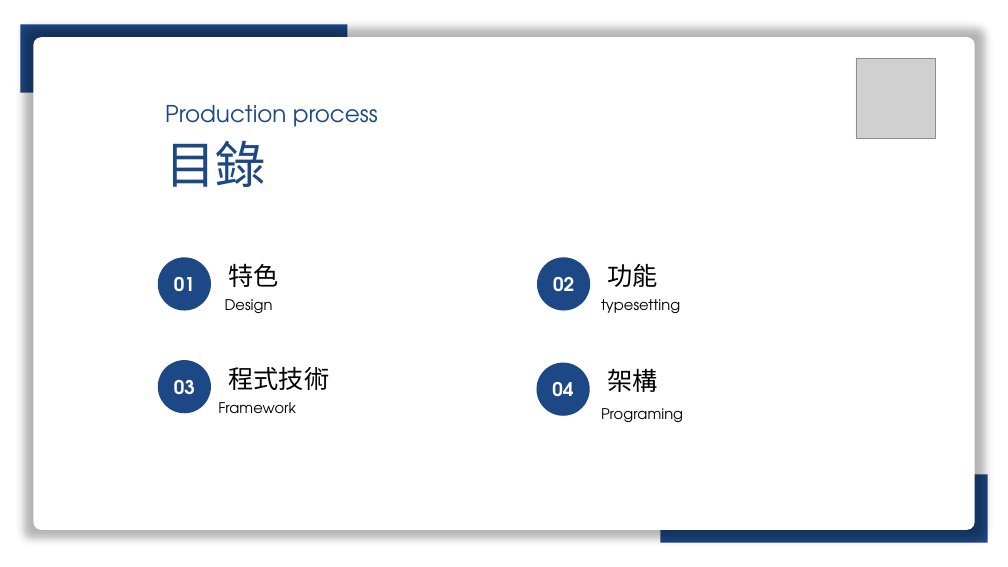
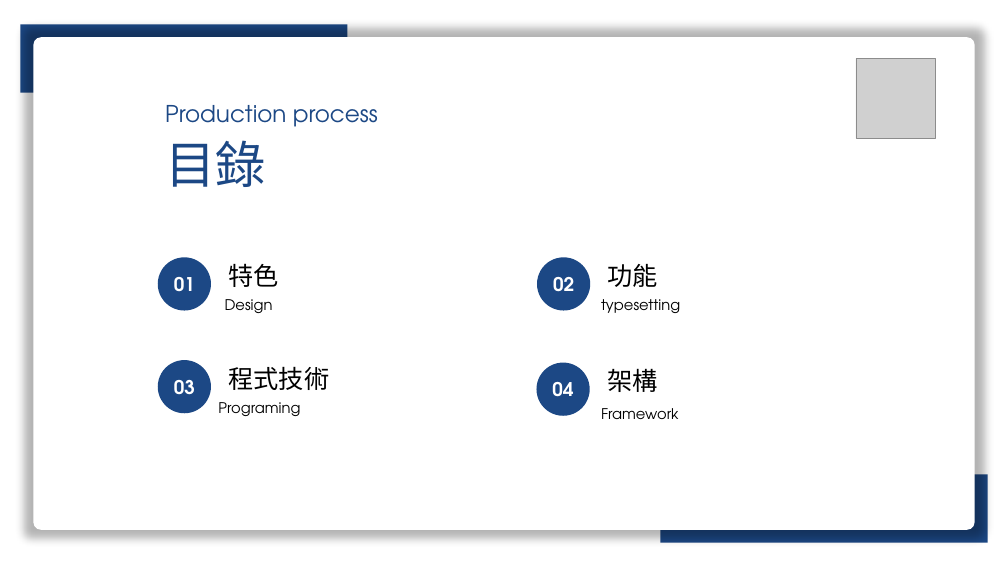
Before and after one commit to Summer8217/Android_Project, a slide deck: slide 2 of Android_Project.pptx. Drawn at 1008x567 pixels with LibreOffice and Linux fonts; fonts in the diff are those of the drawing; grey boxes stand for pictures. Boxes give left, top, right and bottom in pixels: in the first picture for what was removed or moved away, otherwise in the second. Text is boxed around its words. In the diff, an @@ line names an element or a change of style, - is before the commit and + after.

```diff
--- a/Android_Project.pptx
+++ b/Android_Project.pptx
@@ text at (218, 402, 300, 416): text changed @@
-Framework
+Programing
@@ text at (601, 408, 679, 419): text changed @@
-Programing
+Framework
```
Also in this commit, not shown: 4 other slides changed.
